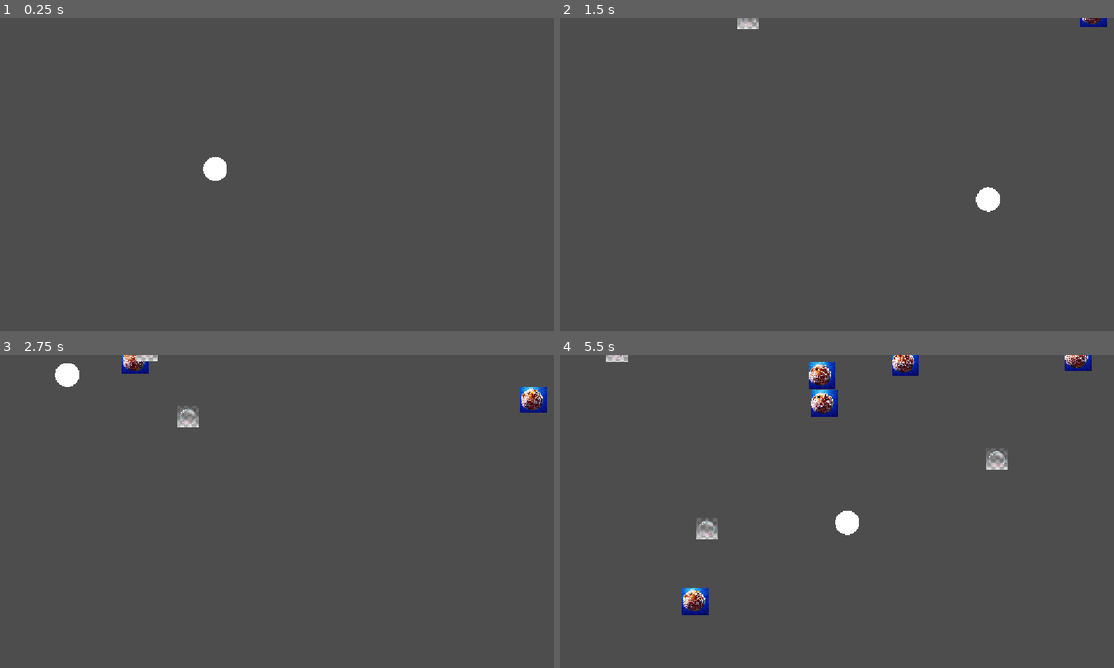
Above: before the commit, frames 1-4 (two rows, left to right).
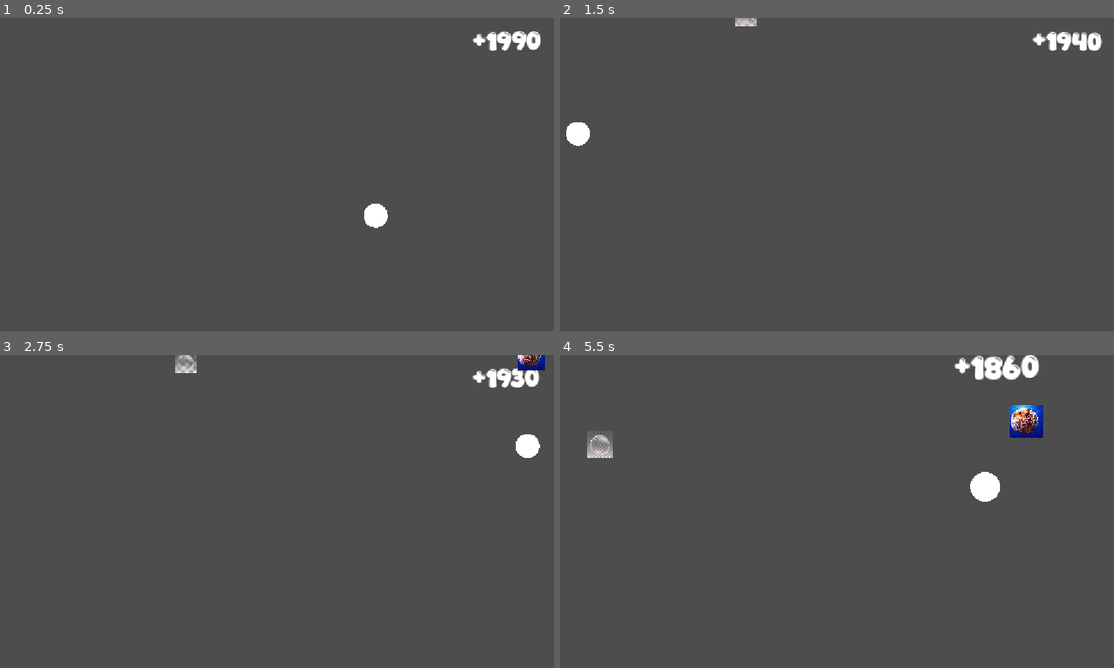
Above: after the commit, the same moments.

Repository: luiigi2000/boom-perry
Game: Godot game, scene res://Scenes/main.tscn
Same seed, same stepped clock (60 frames per second), same inputs: the game is played once before the commit and once after it.
Inputs (mouse positions are in pixels of both pictures, inside the frame that each line leads up to):
- Up to frame 1 (0.25 s): no input
- Up to frame 2 (1.5 s): tap Enter at 0.5 s; move the mouse to (958, 158) at 0.52 s; hold Right 0.53-1.28 s; hold Space (parry) 0.53-1.28 s; click (958, 158) at 0.67 s; move the mouse to (726, 190) at 1.27 s; hold Down from 1.28 s (still down); tap Space (parry) at 1.35 s; click (726, 190) at 1.42 s
- Up to frame 3 (2.75 s): move the mouse to (332, 442) at 2.02 s; release Down at 2.03 s; hold Right from 2.03 s (still down); hold Space (parry) from 2.03 s (still down); tap Alt at 2.1 s; click (332, 442) at 2.17 s
- Up to frame 4 (5.5 s): move the mouse to (809, 574) at 2.77 s; release Right at 2.78 s; release Space (parry) at 2.78 s; hold Up 2.78-3.53 s; tap Shift at 2.85 s; click (809, 574) at 2.92 s; tap Space (parry) at 3.05, 4.35 s; move the mouse to (1003, 558) at 3.52 s; hold Space (parry) 3.53-4.28 s; hold Left 3.53-5.03 s; click (1003, 558) at 3.67 s; move the mouse to (670, 464) at 4.27 s; click (670, 464) at 4.42 s; move the mouse to (864, 511) at 5.02 s; hold Down from 5.03 s (still down); hold Space (parry) from 5.03 s (still down); tap Alt at 5.1 s; click (864, 511) at 5.17 s

The runs differ from the first frame. In frame 1, 1.0% of the frame differs, in the area x 36-98%, y 4-68%; in frame 2, 1.3%; in frame 3, 2.4%; in frame 4, 4.8%, in the area x 4-96%, y 0-84%.

Commit message:
Balancing
I balanced some of the point gain and speed warping.

Diff:
--- a/Scenes/RigidBodies/boomerang.tscn
+++ b/Scenes/RigidBodies/boomerang.tscn
@@ -4,7 +4,7 @@
 
 [sub_resource type="PhysicsMaterial" id="PhysicsMaterial_l2u2a"]
 friction = 0.0
-bounce = 0.8
+bounce = 1.0
 
 [sub_resource type="SphereMesh" id="SphereMesh_7dm0k"]
 
@@ -34,12 +34,13 @@
 shape = SubResource("CircleShape2D_ig7tw")
 
 [node name="ParryMargin" type="Timer" parent="." unique_id=2081744366]
-wait_time = 0.3
+wait_time = 0.1
 
 [node name="ResetTimer" type="Timer" parent="." unique_id=1330883421]
-wait_time = 5.0
+wait_time = 0.1
 
 [connection signal="area_entered" from="Area2D" to="." method="_on_area_2d_area_entered"]
+[connection signal="area_exited" from="Area2D" to="." method="_on_area_2d_area_exited"]
 [connection signal="body_entered" from="Area2D" to="." method="_on_area_2d_body_entered"]
 [connection signal="timeout" from="ParryMargin" to="." method="_on_parry_margin_timeout"]
 [connection signal="timeout" from="ResetTimer" to="." method="_on_reset_timer_timeout"]
--- a/Scenes/RigidBodies/obstacle.tscn
+++ b/Scenes/RigidBodies/obstacle.tscn
@@ -7,7 +7,10 @@
 [sub_resource type="RectangleShape2D" id="RectangleShape2D_qcbvg"]
 size = Vector2(54, 54)
 
-[node name="Obstacle" type="RigidBody2D" unique_id=1442991332]
+[sub_resource type="CircleShape2D" id="CircleShape2D_ih8qp"]
+radius = 141.05673
+
+[node name="Obstacle" type="RigidBody2D" unique_id=1442991332 groups=["SlowDown"]]
 collision_mask = 2
 gravity_scale = 0.1
 lock_rotation = true
@@ -21,3 +24,8 @@
 [node name="Sprite2D" type="Sprite2D" parent="." unique_id=1141032765]
 scale = Vector2(0.1, 0.1)
 texture = ExtResource("2_mwh3f")
+
+[node name="SlowDownArea" type="Area2D" parent="." unique_id=1039602244 groups=["SlowDown"]]
+
+[node name="CollisionShape2D" type="CollisionShape2D" parent="SlowDownArea" unique_id=1352800947]
+shape = SubResource("CircleShape2D_ih8qp")
--- a/Scenes/main.tscn
+++ b/Scenes/main.tscn
@@ -2,18 +2,19 @@
 
 [ext_resource type="Script" uid="uid://bq456bqxe402q" path="res://Scripts/main.gd" id="1_bo1nx"]
 [ext_resource type="PackedScene" uid="uid://dqpgxrnd36nc6" path="res://Scenes/RigidBodies/boomerang.tscn" id="1_jjgbg"]
+[ext_resource type="PackedScene" uid="uid://bf6c3tqsykbye" path="res://Scenes/score.tscn" id="3_8gbba"]
 
 [sub_resource type="RectangleShape2D" id="RectangleShape2D_jjgbg"]
 size = Vector2(141, 658)
 
 [node name="Main" type="Node2D" unique_id=1860296884]
-position = Vector2(5, -6)
 script = ExtResource("1_bo1nx")
 
 [node name="Boomerang" parent="." unique_id=1919967858 instance=ExtResource("1_jjgbg")]
 position = Vector2(338, 258)
 
 [node name="TempMap" type="Node2D" parent="." unique_id=152736135]
+position = Vector2(-33, -9)
 
 [node name="StaticBody2D" type="StaticBody2D" parent="TempMap" unique_id=1093926646]
 
@@ -47,4 +48,13 @@
 [node name="SpawnObstacle" type="Timer" parent="." unique_id=66086657]
 autostart = true
 
+[node name="MainCamera" type="Camera2D" parent="." unique_id=1016077565 groups=["main_camera"]]
+position = Vector2(575, 324)
+
+[node name="Score" parent="." unique_id=1692588670 groups=["score"] instance=ExtResource("3_8gbba")]
+offset_left = 972.0
+offset_top = 18.0
+offset_right = 1292.0
+offset_bottom = 102.0
+
 [connection signal="timeout" from="SpawnObstacle" to="." method="_on_spawn_obstacle_timeout"]
--- /dev/null
+++ b/Scenes/score.tscn
@@ -0,0 +1,13 @@
+[gd_scene format=3 uid="uid://bf6c3tqsykbye"]
+
+[ext_resource type="FontFile" uid="uid://h6gvt53enksi" path="res://addons/Spicy Sale.ttf" id="1_0f7a8"]
+
+[node name="Score" type="RichTextLabel" unique_id=1692588670]
+offset_left = 1027.0
+offset_top = 9.0
+offset_right = 1347.0
+offset_bottom = 93.0
+theme_override_fonts/normal_font = ExtResource("1_0f7a8")
+theme_override_font_sizes/normal_font_size = 50
+bbcode_enabled = true
+text = "[wave]+500[/wave]"
--- a/Scripts/boomerang.gd
+++ b/Scripts/boomerang.gd
@@ -6,18 +6,23 @@
 var SPEED = 2000
 var direction: Vector2
 var multiplier_count = 5
+@onready var cam = 	get_tree().get_first_node_in_group("main_camera")
+@onready var score = 	get_tree().get_first_node_in_group("score")
+var slow_debounce = false
 # Called when the node enters the scene tree for the first time.
 func _ready() -> void:
 	#print(get_global_mouse_position()-global_position)
-	linear_velocity = (get_global_mouse_position()-global_position)*2
+	linear_velocity = (get_global_mouse_position()-global_position).normalized() * SPEED
 
 
 func _unhandled_input(event: InputEvent) -> void:
 	if parry_debounce and event.is_action_pressed("parry"):
 		parry_margin.start()
 		parry_debounce = false
+		end_slow_mow()
 	elif not parry_debounce and event.is_action_pressed("parry") and parry_margin.is_stopped():
 		negate_speed()
+		end_slow_mow()
 
 
 func _on_parry_margin_timeout() -> void:
@@ -25,6 +30,15 @@
 		negate_speed()
 	missed_parry = true
 	parry_margin.stop()
+
+func _process(delta: float) -> void:
+		if slow_debounce:
+			cam.global_position = cam.global_position.lerp(position, .1)
+			cam.zoom = cam.zoom.lerp(Vector2(1.5,1.5),.1)
+		else:
+			cam.global_position = cam.global_position.lerp(Vector2(1152/2,648/2), .1)
+			cam.zoom = cam.zoom.lerp(Vector2(1,1),.1)
+		score.text = "[wave] +"+ str(SPEED) + "[/wave]"
 
 func _physics_process(delta: float) -> void:
 	var bodies = get_colliding_bodies()
@@ -35,7 +49,6 @@
 
 func _on_area_2d_body_entered(body: Node2D) -> void:
 	if not parry_margin.is_stopped():
-		SPEED = wrap(SPEED,0,5000)
 		linear_velocity = linear_velocity.normalized() * SPEED
 		increase_multiplier_count(true)
 		missed_parry = false
@@ -44,18 +57,42 @@
 	parry_debounce = true
 
 func negate_speed():
-	SPEED -= 50
+	SPEED -= 10
 	increase_multiplier_count(false)
 
 func increase_multiplier_count(increase):
 	if increase:
 		multiplier_count -= 1
+		SPEED += 10
 		if multiplier_count <= 0:
-			multiplier_count = 5
-			SPEED *= 2
-			linear_velocity = linear_velocity.normalized() * SPEED
+			boost()
 	else:
 		multiplier_count = 5
 
 func _on_reset_timer_timeout() -> void:
 	get_tree().reload_current_scene()
+
+
+func _on_area_2d_area_entered(area: Area2D) -> void:
+	if area.is_in_group("SlowDown"):
+		slow_debounce = true
+		if get_colliding_bodies().size() > 2:
+			Engine.time_scale = .15
+		else:
+			Engine.time_scale = .25
+
+
+
+func end_slow_mow():
+	Engine.time_scale = .5
+	slow_debounce = false
+
+func boost():
+	multiplier_count = 5
+	SPEED += 50
+	linear_velocity = linear_velocity.normalized() * SPEED
+
+
+func _on_area_2d_area_exited(area: Area2D) -> void:
+	if area.is_in_group("SlowDown"):
+		end_slow_mow()
--- a/Scripts/main.gd
+++ b/Scripts/main.gd
@@ -4,7 +4,7 @@
 @onready var obstacle_scene = preload("res://Scenes/RigidBodies/obstacle.tscn")
 # Called when the node enters the scene tree for the first time.
 func _ready() -> void:
-	pass # Replace with function body.
+	$MainCamera.make_current()
 
 
 
--- a/project.godot
+++ b/project.godot
@@ -32,6 +32,12 @@
 "res://Scripts/": "blue",
 "res://addons/": "purple"
 }
+
+[global_group]
+
+SlowDown=""
+main_camera=""
+score=""
 
 [gui]
 
Binary file added: addons/Spicy Sale.ttf
Not shown, added: addons/Spicy Sale.ttf.import
